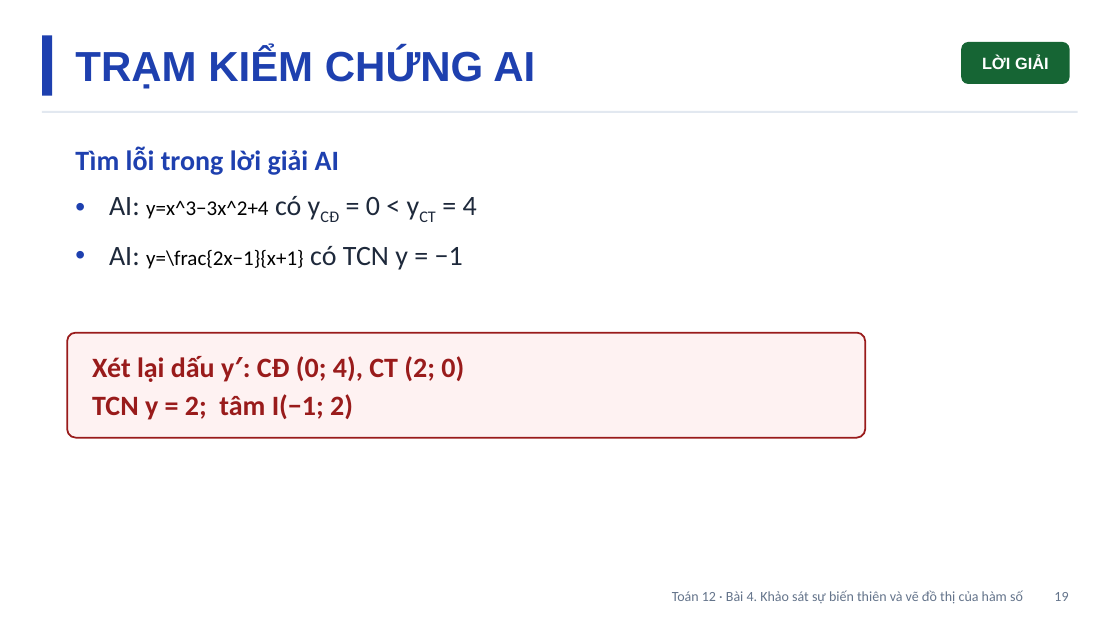
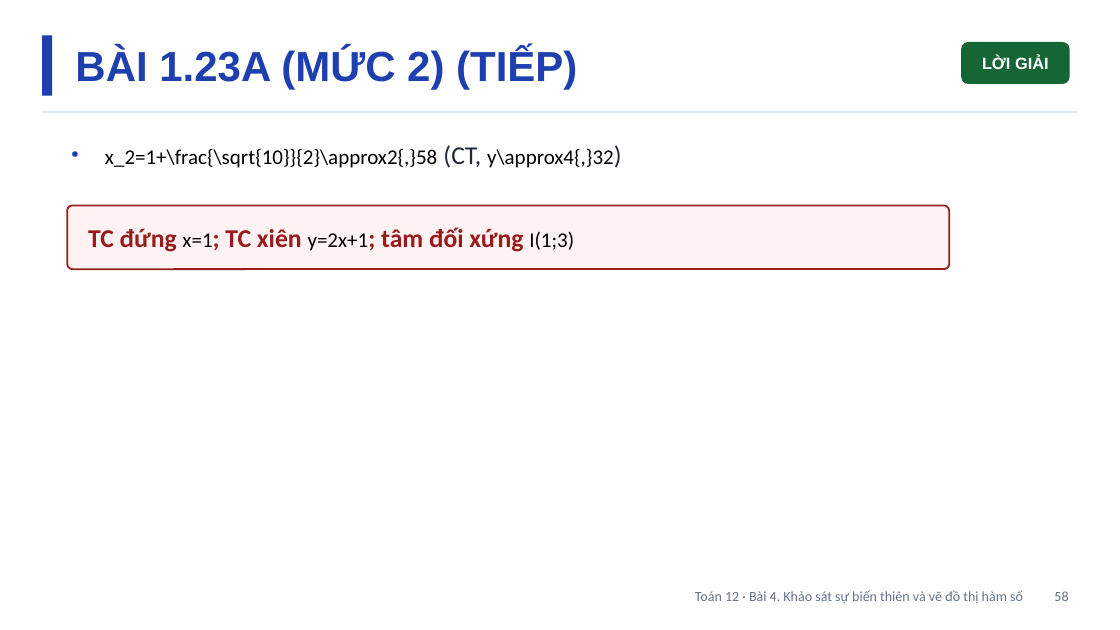
Before and after one commit to Trangtu66/Taode_thi_online, a slide deck: slide 58 of mon/toan/slide/lop12/Slide_TOAN12_Bai4_T14-18.pptx (slide 19 before the commit). Drawn at 1120x630 pixels with LibreOffice and Linux fonts; fonts in the diff are those of the drawing. Boxes give left, top, right and bottom in pixels: in the first picture for what was removed or moved away, otherwise in the second. Text is boxed around its words. In the diff, an @@ line names an element or a change of style, - is before the commit and + after.

```diff
--- a/mon/toan/slide/lop12/Slide_TOAN12_Bai4_T14-18.pptx
+++ b/mon/toan/slide/lop12/Slide_TOAN12_Bai4_T14-18.pptx
@@ text at (75,48,577,90): text changed @@
-TRẠM KIỂM CHỨNG AI
+BÀI 1.23A (MỨC 2) (TIẾP)
@@ text removed at (75,147,477,270) @@
-Tìm lỗi trong lời giải AI
-• AI: y=x^3−3x^2+4 có yCĐ = 0 < yCT = 4
-• AI: y=\frac{2x−1}{x+1} có TCN y = −1
@@ text added at (105,145,614,168), 18 pt, text #000000 @@
+• x_2=1+\frac{\sqrt{10}}{2}\approx2{,}58 (CT, y\approx4{,}32)
@@ rounded rectangle: place and size @@
-rounded rectangle at (67,333,865,438)
+rounded rectangle at (67,206,949,270)
@@ text added at (88,227,574,252), 22 pt, text #991B1B, bold @@
+TC đứng x=1; TC xiên y=2x+1; tâm đối xứng I(1;3)
@@ text removed at (92,356,464,420) @@
-Xét lại dấu y′: CĐ (0; 4), CT (2; 0)
-TCN y = 2; tâm I(−1; 2)
@@ text at (695,590,1068,603): text changed @@
-Toán 12 · Bài 4. Khảo sát sự biến thiên và vẽ đồ thị của hàm số 19
+Toán 12 · Bài 4. Khảo sát sự biến thiên và vẽ đồ thị hàm số 58
```
Also in this commit, not shown: 22 other slides changed, 42 slides added, 1 slide removed.
